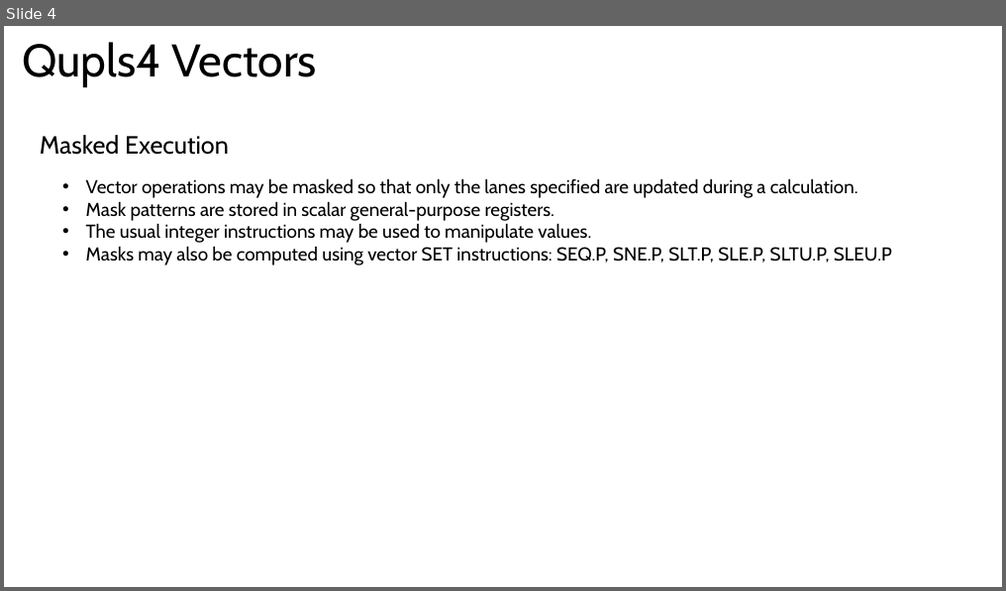
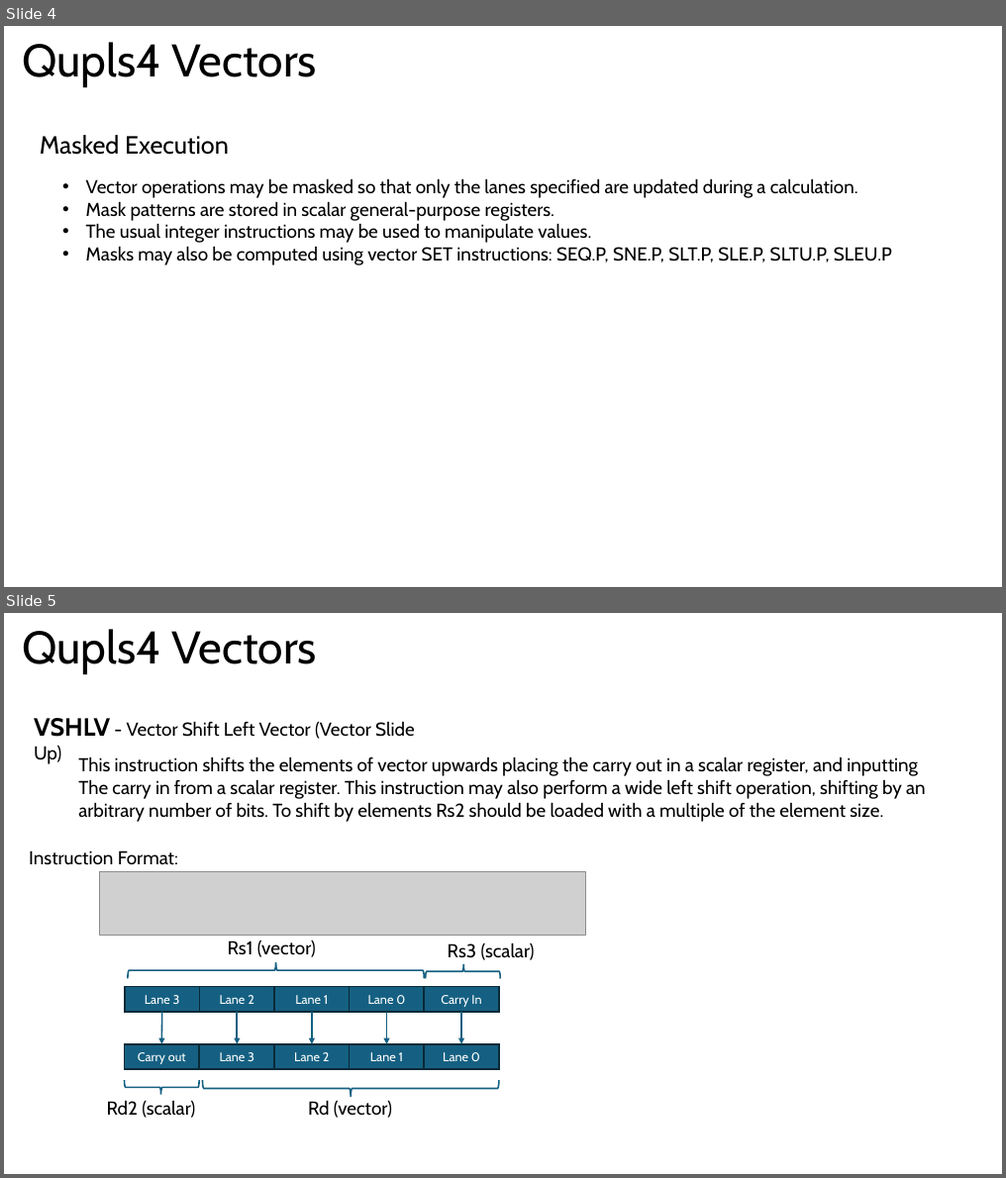
Before and after one commit to robfinch/Qupls, a slide deck: rtl/cpu_v4/doc/Qupls4 Vectors.pptx. Shown one above the other, each under a label of ours: slide 4 before the commit, slides 4 and 5 after it. The pictures are 1006x591 and 1006x1178 pixels, drawn with LibreOffice and Linux fonts; fonts in the diff are those of the drawing; grey boxes stand for pictures. Boxes give left, top, right and bottom in pixels: in the first picture for what was removed or moved away, otherwise in the second. Text is boxed around its words. In the diff, an @@ line names an element or a change of style, - is before the commit and + after.

Commit message:
Qupls4 - update
- vector logic

```diff
--- a/rtl/cpu_v4/doc/Qupls4 Vectors.pptx
+++ b/rtl/cpu_v4/doc/Qupls4 Vectors.pptx
@@ slide 5 added at (4,613,1002,1174), background #FFFFFF @@
@@ text added at (22,629,317,674), 44 pt, text #000000 @@
+Qupls4 Vectors
@@ text added at (34,718,415,764), 18 pt, text #000000 @@
+VSHLV - Vector Shift Left Vector (Vector Slide Up)
@@ text added at (78,757,926,822), 18 pt, text #000000 @@
+This instruction shifts the elements of vector upwards placing the carry out in a scalar register, and inputting
+The carry in from a scalar register. This instruction may also perform a wide left shift operation, shifting by an arbitrary number of bits. To shift by elements Rs2 should be loaded with a multiple of the element size.
@@ text added at (29,851,178,865), 18 pt, text #000000 @@
+Instruction Format:
@@ picture added at (99,872,586,935) @@
@@ left brace added at (128,962,424,979), outline #156082 1.5 pt @@
@@ text added at (228,940,316,958), 18 pt, text #000000 @@
+Rs1 (vector)
@@ left brace added at (425,964,500,978), outline #156082 1.5 pt @@
@@ text added at (448,943,535,960), 18 pt, text #000000 @@
+Rs3 (scalar)
@@ rectangle added at (125,986,199,1011), fill #156082, outline #092A39 1.5 pt, 12 pt, text #FFFFFF @@
+Lane 3
@@ rectangle added at (199,986,274,1011), fill #156082, outline #092A39 1.5 pt, 12 pt, text #FFFFFF @@
+Lane 2
@@ rectangle added at (274,986,350,1011), fill #156082, outline #092A39 1.5 pt, 12 pt, text #FFFFFF @@
+Lane 1
@@ rectangle added at (350,986,424,1011), fill #156082, outline #092A39 1.5 pt, 12 pt, text #FFFFFF @@
+Lane 0
@@ rectangle added at (424,986,499,1011), fill #156082, outline #092A39 1.5 pt, 12 pt, text #FFFFFF @@
+Carry In
@@ arrow added from (162, 1012) to (162, 1045), #156082 1.5 pt @@
@@ arrow added from (237, 1012) to (237, 1045), #156082 1.5 pt @@
@@ arrow added from (312, 1012) to (312, 1045), #156082 1.5 pt @@
@@ arrow added from (386, 1012) to (386, 1045), #156082 1.5 pt @@
@@ arrow added from (461, 1012) to (461, 1045), #156082 1.5 pt @@
@@ rectangle added at (125,1045,199,1069), fill #156082, outline #092A39 1.5 pt, 12 pt, text #FFFFFF @@
+Carry out
@@ rectangle added at (199,1045,274,1069), fill #156082, outline #092A39 1.5 pt, 12 pt, text #FFFFFF @@
+Lane 3
@@ rectangle added at (274,1045,350,1069), fill #156082, outline #092A39 1.5 pt, 12 pt, text #FFFFFF @@
+Lane 2
@@ rectangle added at (350,1045,424,1069), fill #156082, outline #092A39 1.5 pt, 12 pt, text #FFFFFF @@
+Lane 1
@@ rectangle added at (424,1045,499,1069), fill #156082, outline #092A39 1.5 pt, 12 pt, text #FFFFFF @@
+Lane 0
@@ left brace added at (124,1080,199,1095), outline #156082 1.5 pt @@
@@ left brace added at (202,1081,499,1097), outline #156082 1.5 pt @@
@@ text added at (107,1100,195,1118), 18 pt, text #000000 @@
+Rd2 (scalar)
@@ text added at (308,1100,392,1118), 18 pt, text #000000 @@
+Rd (vector)
```
Also in this commit, not shown: 1 other slide added, 19 other files.
